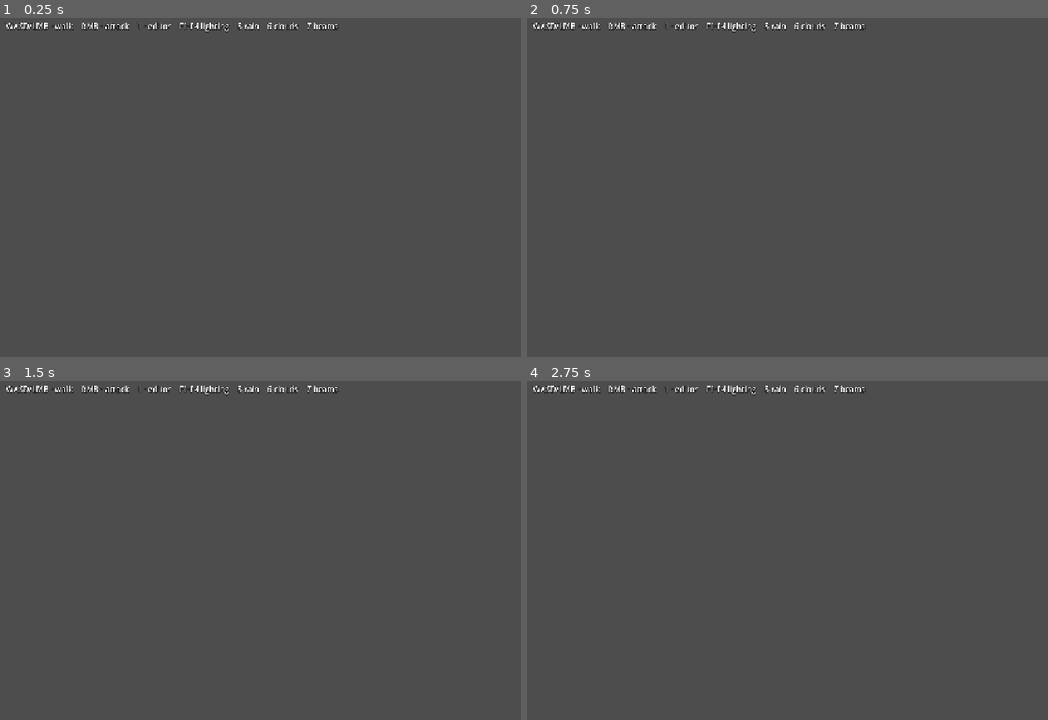
Above: before the commit, frames 1-4 (two rows, left to right).
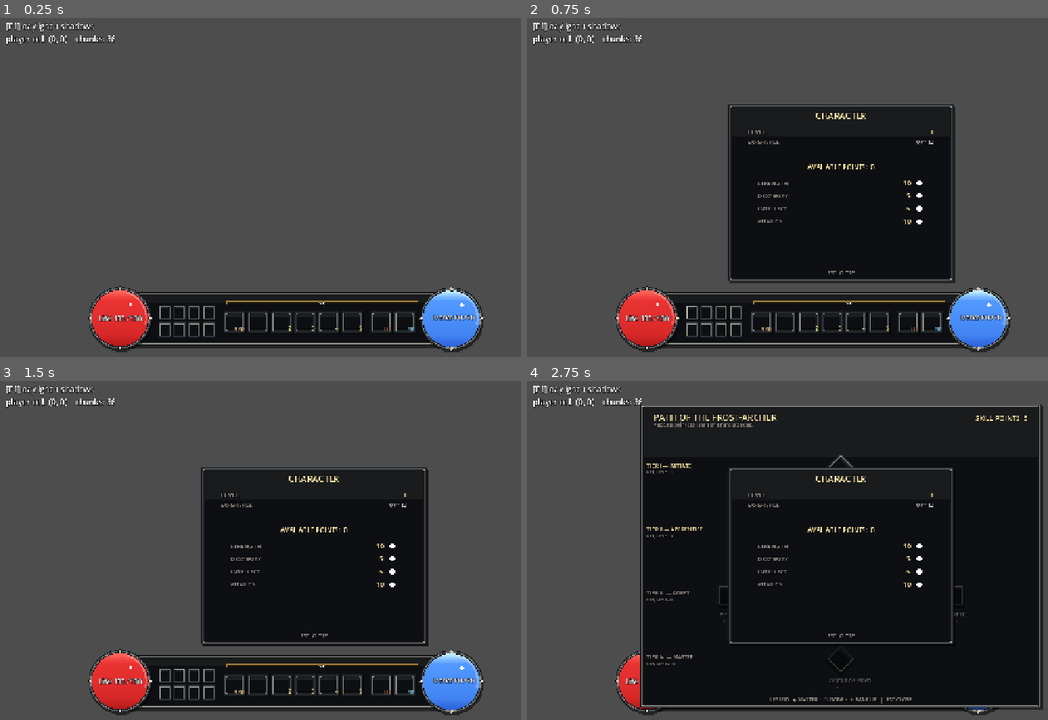
Above: after the commit, the same moments.

Repository: lenzerevans1995-coder/IsoArpg
Game: Godot game, scene res://main.tscn
The game is run twice, just before and just after one commit, with the same random seed, the same clock (stepped at 60 frames per second) and the same inputs.
Inputs (mouse positions are in pixels of both pictures, inside the frame that each line leads up to):
- Up to frame 1 (0.25 s): no input
- Up to frame 2 (0.75 s): click (693, 312) at 0.5 s, where only the run after the commit has a clickable "C"
- Up to frame 3 (1.5 s): click (177, 675) at 1.25 s, where only the run after the commit has a clickable "I"
- Up to frame 4 (2.75 s): click (719, 675) at 2 s, where only the run after the commit has a clickable "K"

The runs differ from the first frame. In frame 1, 13% of the frame differs, in the area x 0-94%, y 1-99%; in frame 2, 35%; in frame 3, 35%; in frame 4, 70%, in the area x 0-100%, y 1-99%.
Error before the commit: Parse Error: Expected statement, found "else" instead. (res://main.gd:192)

Commit message:
Fix parser error: collapse stale else from old branch into single if/else

Diff:
--- a/main.gd
+++ b/main.gd
@@ -187,11 +187,9 @@
 		else:
 			player.position = Vector2.ZERO
 	else:
-		world.add_child(player)
-	player.set("main", self)
-	else:
 		# Legacy chunk-streamed world. Hardcoded battle-arena spawn at
 		# iso cell (1, -36); arena.json overwrites once persistent.
+		world.add_child(player)
 		player.position = grid_to_screen(Vector2i(1, -36)) if BATTLE_WORLD else Vector2.ZERO
 		# Editor overlay (toggled with key 1).
 		editor = EDITOR_SCENE.instantiate()
@@ -205,6 +203,7 @@
 			_apply_battle_terrain_rules()
 			player.position = grid_to_screen(Vector2i(1, -36))
 		_update_chunks()
+	player.set("main", self)
 	_set_lighting_mode(1)
 	_spawn_combat_hud()
 	# Goblin spawn disabled for now (paused while iterating on dungeon
--- a/scenes/world_tileset.tres
+++ b/scenes/world_tileset.tres
@@ -36,6 +36,7 @@
 texture_region_size = Vector2i(256, 256)
 0:0/0 = 0
 0:0/0/texture_origin = Vector2i(0, 64)
+0:0/0/y_sort_origin = -10
 0:0/0/physics_layer_0/polygon_0/points = PackedVector2Array(64, 0, 0, -32, -64, 0, 0, 32)
 
 [resource]
